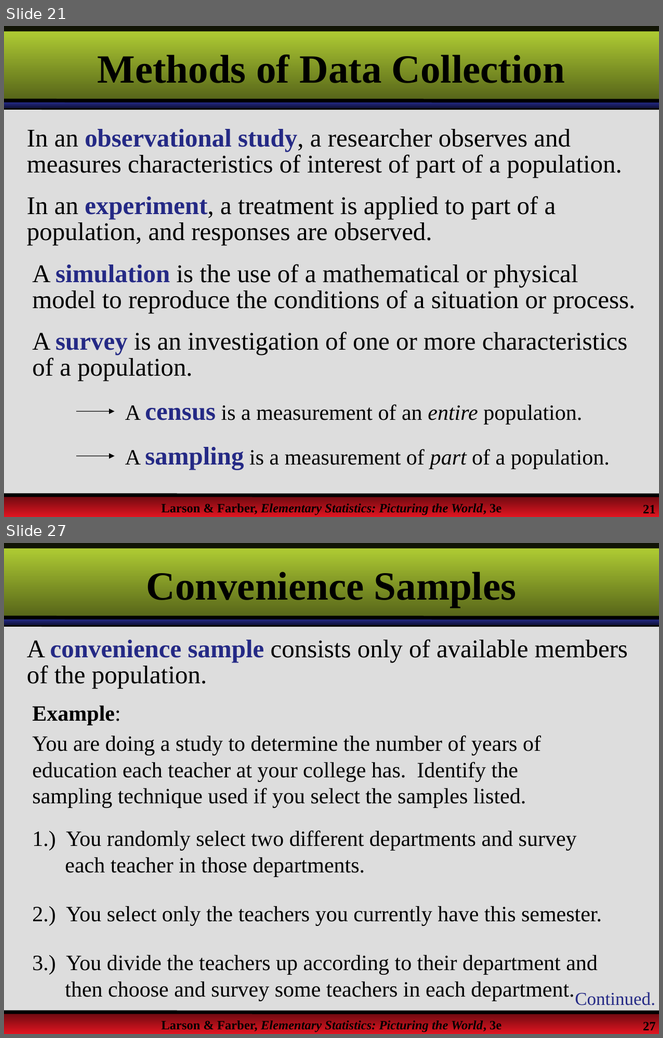
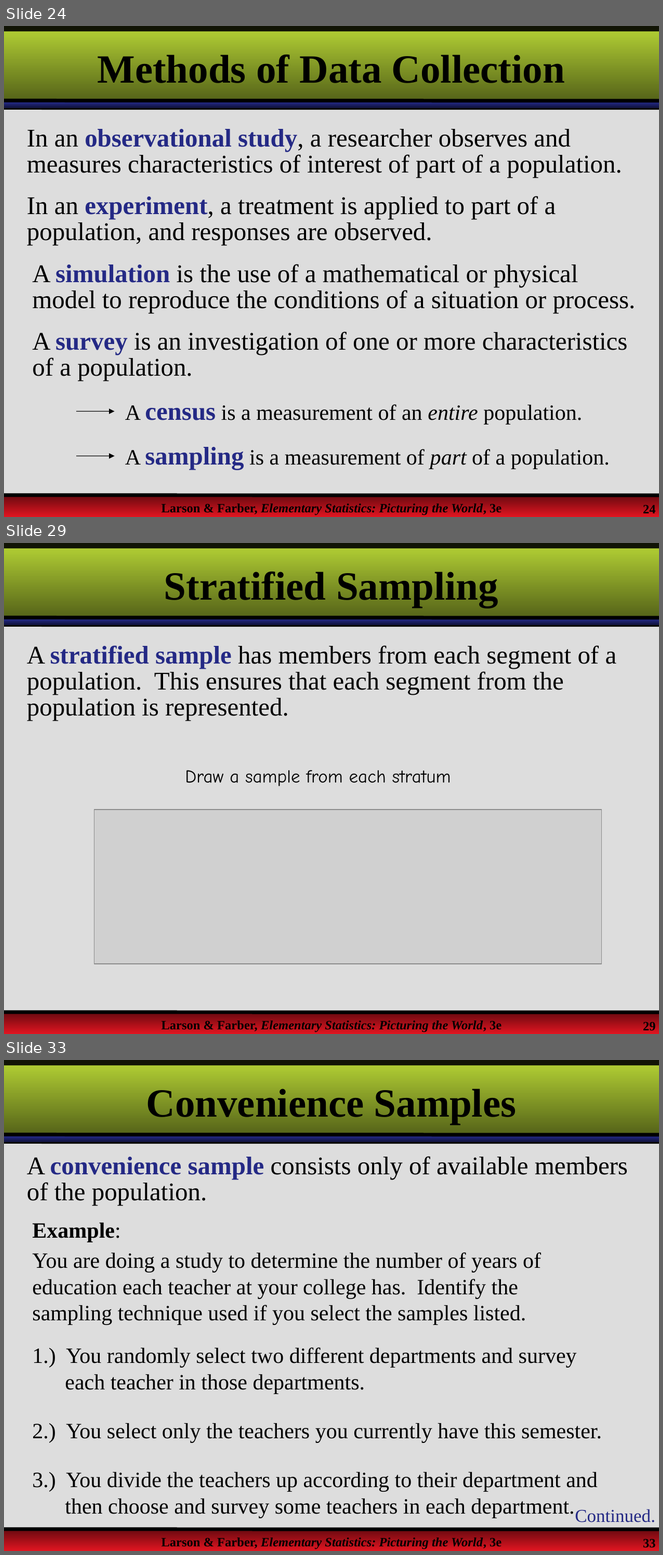
Before and after one commit to MMabaso/Quantitative-Techniques-Lecture, a slide deck: QTS105D/Lecture1.pptx. Shown one above the other, each under a label of ours: slides 21 and 27 before the commit, slides 24, 29 and 33 after it; the slides between them are not shown. The pictures are 663x1038 and 663x1555 pixels, drawn with LibreOffice and Linux fonts; fonts in the diff are those of the drawing; grey boxes stand for pictures; background and template pictures are left out. Boxes give left, top, right and bottom in pixels: in the first picture for what was removed or moved away, otherwise in the second. Text is boxed around its words. In the diff, an @@ line names an element or a change of style, - is before the commit and + after.

```diff
--- a/QTS105D/Lecture1.pptx
+++ b/QTS105D/Lecture1.pptx
@@ slide 29 added at (4, 543, 659, 1034), background picture (left out); not listed: 9 template elements that a slide beside it also shows @@
@@ title added at (164, 568, 499, 607), 44 pt, text #000000, bold @@
+Stratified Sampling
@@ text added at (27, 645, 617, 721), 28 pt, text #000000 @@
+A stratified sample has members from each segment of a population. This ensures that each segment from the population is represented.
@@ text added at (185, 770, 451, 786), 20 pt, text #000000 @@
+        Draw a sample from each stratum
@@ picture added at (94, 810, 602, 964) @@
@@ what was slide 21 is now slide 24 @@
@@ page number at (643, 505, 656, 516): text changed @@
-21
+24
@@ what was slide 27 is now slide 33 @@
@@ page number at (643, 1539, 656, 1550): text changed @@
-27
+33
```
Also in this commit, not shown: 10 slides changed, 8 other slides added, 2 slides removed.
